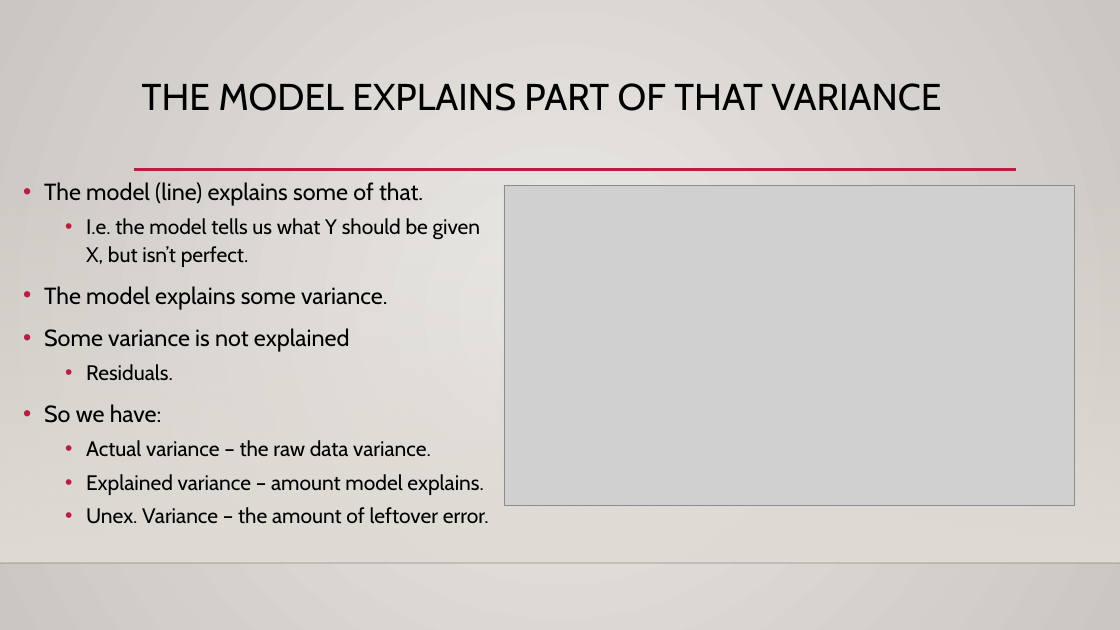
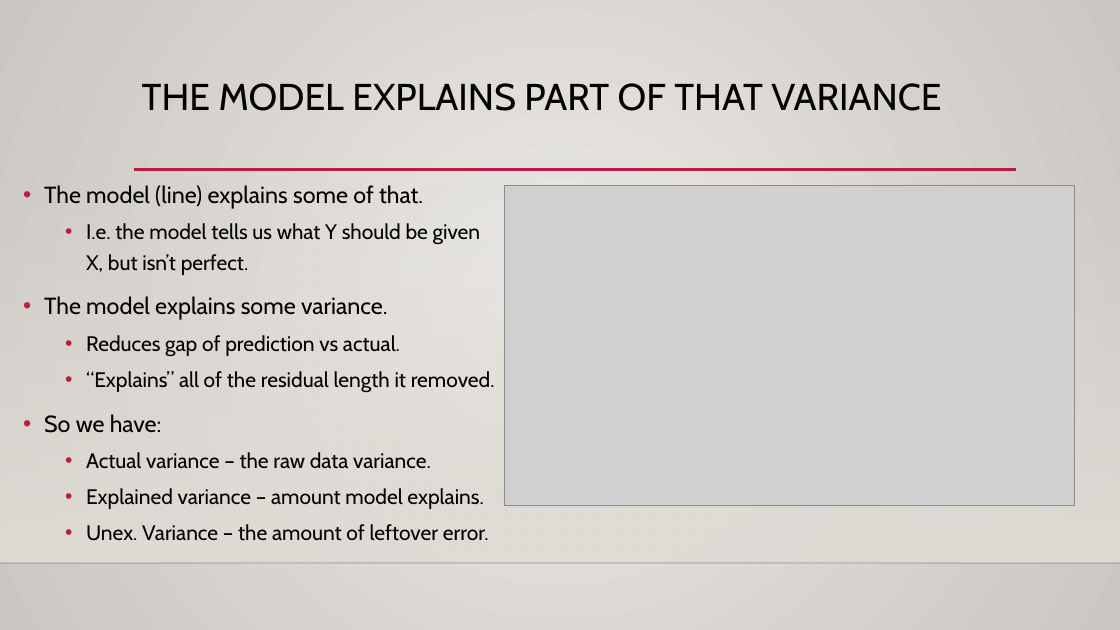
Before and after one commit to AkeemSemperDataScience/Basic_Stats_in_Python_Student_Repository, a slide deck: slide 12 of reference_material/slides/021_r_squared.pptx (slide 11 before the commit). Drawn at 1120x630 pixels with LibreOffice and Linux fonts; fonts in the diff are those of the drawing; grey boxes stand for pictures; background and template pictures are left out. Boxes give left, top, right and bottom in pixels: in the first picture for what was removed or moved away, otherwise in the second. Text is boxed around its words. In the diff, an @@ line names an element or a change of style, - is before the commit and + after.

```diff
--- a/reference_material/slides/021_r_squared.pptx
+++ b/reference_material/slides/021_r_squared.pptx
@@ text at [44,185,489,541]: line spacing 1.1 to 1.2 @@
@@ text at [86,335,495,393]: text changed; size 20 to 18 pt @@
-• Some variance is not explained
-  • Residuals.
+  • Reduces gap of prediction vs actual.
+  • “Explains” all of the residual length it removed.
```
Also in this commit, not shown: 3 other slides changed, 4 slides added, 1 slide removed, 7 other files.
